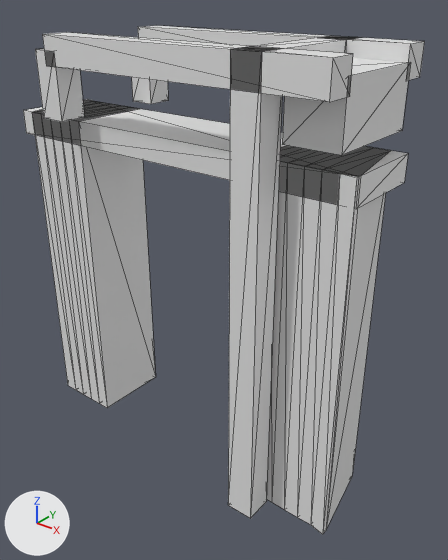
The glTF model models/eelderwolde/eelderwolde-brug-8473c54d/eelderwolde-brug-8473c54d.glb: old version first, new version second.
One viewpoint serves both versions: a camera (50 mm lens) standing at (12.94, -14.43, 5.69) and looking at (1.05, 0.44, -3.53). The axes (+X, +Y, +Z) are drawn at lower left. The lights are the same throughout. The older version comes first. Mesh edges are drawn as thin lines.

In view in the first picture: 'building:balans', 'building:balans 2', 'building:contragewicht', 'building:hamei', 'building:hamei 2', 'building:hangstang', 'building:hangstang 2', 'building:portaal', 'road:dek', 'road:landhoofd (aangenomen)', 'road:landhoofd (aangenomen) 2'.
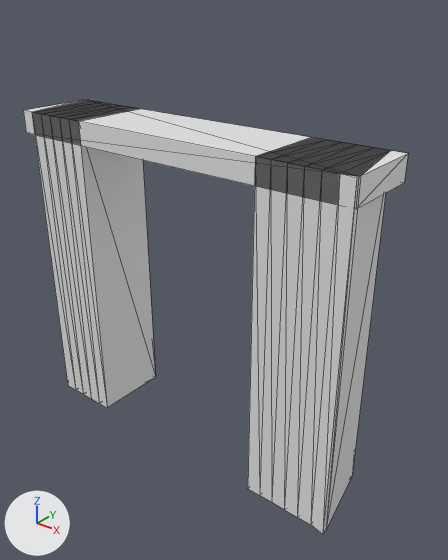
What differs and where, as boxes [x1, y1, x2, y2] in the pictures (448 x 560 px):
'building:hamei 2', deleted: before [228, 46, 283, 518]
'building:balans 2', deleted: before [42, 32, 353, 102]
'building:contragewicht', deleted: before [282, 58, 410, 155]
'building:balans', deleted: before [138, 25, 425, 81]
'building:hangstang 2', deleted: before [35, 48, 84, 122]
'building:portaal', deleted: before [244, 37, 352, 53]
'building:hangstang', deleted: before [131, 77, 168, 104]
'building:hamei', deleted: before [327, 36, 360, 39]

Edits to the bpy script that builds the scene:
```text
Remove ob_building_hamei:
    ob_building_hamei = bpy.data.objects.new('building:hamei', me_hamei)
    ob_building_hamei.location = (0.0, 0.0, 0.0)
Remove ob_building_hamei_2:
    ob_building_hamei_2 = bpy.data.objects.new('building:hamei 2', me_hamei_2)
    ob_building_hamei_2.location = (0.0, 0.0, 0.0)
Remove ob_building_portaal:
    ob_building_portaal = bpy.data.objects.new('building:portaal', me_portaal)
    ob_building_portaal.location = (0.0, 0.0, 0.0)
Remove ob_building_balans:
    ob_building_balans = bpy.data.objects.new('building:balans', me_balans)
    ob_building_balans.location = (0.0, 0.0, 0.0)
Remove ob_building_hangstang:
    ob_building_hangstang = bpy.data.objects.new('building:hangstang', me_hangstang)
    ob_building_hangstang.location = (0.0, 0.0, 0.0)
Remove ob_building_balans_2:
    ob_building_balans_2 = bpy.data.objects.new('building:balans 2', me_balans_2)
    ob_building_balans_2.location = (0.0, 0.0, 0.0)
Remove ob_building_hangstang_2:
    ob_building_hangstang_2 = bpy.data.objects.new('building:hangstang 2', me_hangstang_2)
    ob_building_hangstang_2.location = (0.0, 0.0, 0.0)
Remove ob_building_contragewicht:
    ob_building_contragewicht = bpy.data.objects.new('building:contragewicht', me_contragewicht)
    ob_building_contragewicht.location = (0.0, 0.0, 0.0)
```
